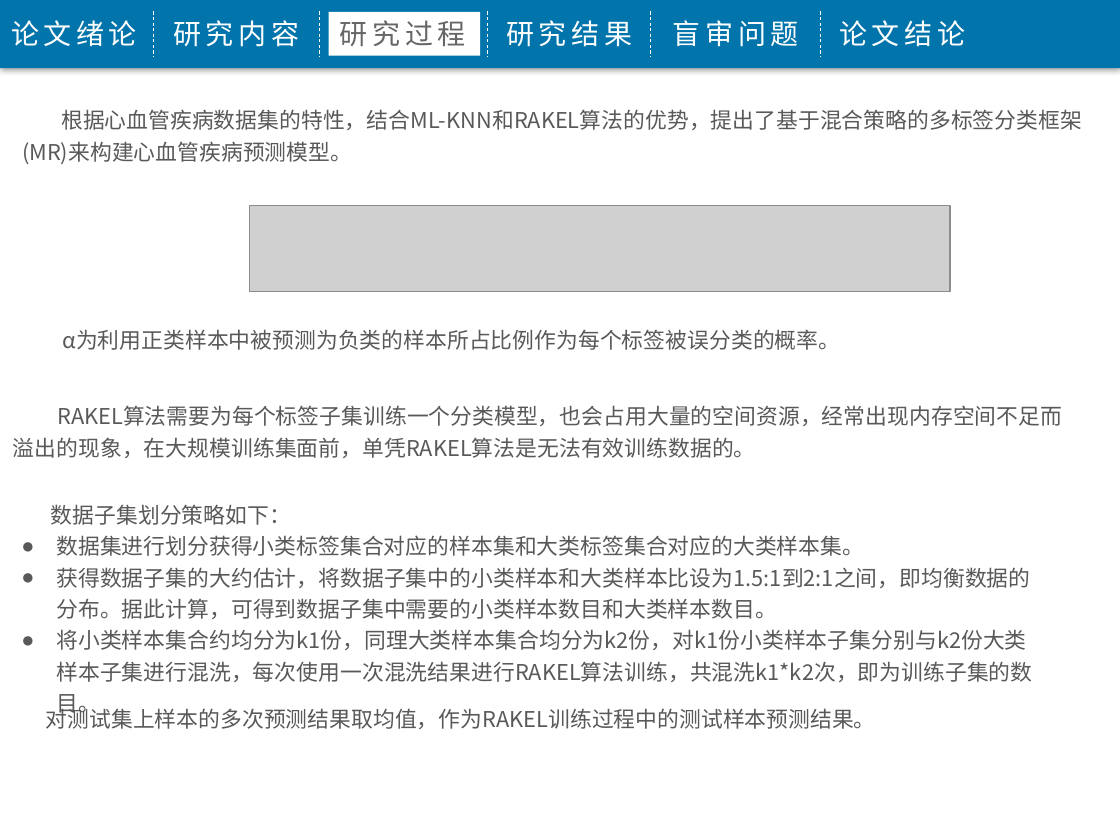
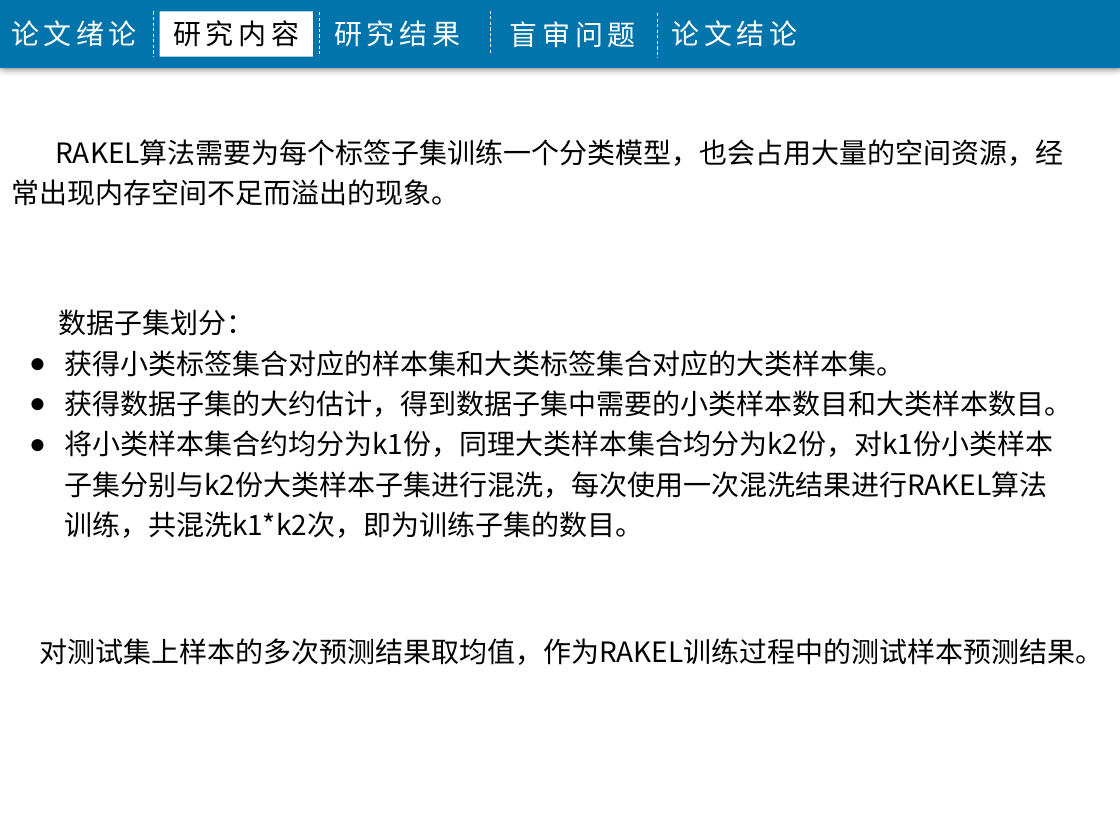
Before and after one commit to j1611328786/Big-Data, a slide deck: slide 19 of 程敬-3115316010-5085班毕业答辩.pptx (slide 15 before the commit). Drawn at 1120x840 pixels with LibreOffice and Linux fonts; fonts in the diff are those of the drawing; grey boxes stand for pictures; background and template pictures are left out. Boxes give left, top, right and bottom in pixels: in the first picture for what was removed or moved away, otherwise in the second. Text is boxed around its words. In the diff, an @@ line names an element or a change of style, - is before the commit and + after.

```diff
--- a/程敬-3115316010-5085班毕业答辩.pptx
+++ b/程敬-3115316010-5085班毕业答辩.pptx
@@ rectangle "研究内容": place and size @@
-rectangle "研究内容" at [173, 20, 299, 47]
+rectangle "研究内容" at [160, 11, 314, 56]
@@ rectangle "研究内容" at [160, 11, 314, 56]: text colour #FFFFFF to #000000; fill none to #FFFFFF @@
@@ 2 texts, 1 line: place and size @@
-2 texts, 1 line at [487, 11, 965, 56]
+2 texts, 1 line at [319, 12, 798, 57]
@@ rectangle removed at [328, 12, 479, 56] @@
@@ text removed at [340, 20, 466, 46] @@
-研究过程
@@ line moved from (651, 11) - (651, 56) to (489, 11) - (489, 55) @@
@@ text "盲审问题": place and size @@
-text "盲审问题" at [673, 20, 799, 47]
+text "盲审问题" at [510, 21, 636, 48]
@@ line moved from (821, 11) - (821, 56) to (657, 13) - (657, 57) @@
@@ text removed at [22, 109, 1082, 164] @@
-根据心血管疾病数据集的特性，结合ML-KNN和RAKEL算法的优势，提出了基于混合策略的多标签分类框架(MR)来构建心血管疾病预测模型。
@@ text at [11, 139, 1063, 206]: text changed; size 14 to 18 pt; text colour #595959 to #000000 @@
-RAKEL算法需要为每个标签子集训练一个分类模型，也会占用大量的空间资源，经常出现内存空间不足而溢出的现象，在大规模训练集面前，单凭RAKEL算法是无法有效训练数据的。
+RAKEL算法需要为每个标签子集训练一个分类模型，也会占用大量的空间资源，经常出现内存空间不足而溢出的现象。
@@ picture removed at [250, 206, 950, 292] @@
@@ text "数据子集划分：": place and size @@
-text "数据子集划分：" at [51, 504, 1032, 682]
+text "数据子集划分：" at [58, 309, 1072, 538]
@@ text at [58, 309, 1072, 417]: text changed; size 14 to 18 pt; text colour #595959 to #000000 @@
-数据子集划分策略如下：
-● 数据集进行划分获得小类标签集合对应的样本集和大类标签集合对应的大类样本集。
-● 获得数据子集的大约估计，将数据子集中的小类样本和大类样本比设为1.5:1到2:1之间，即均衡数据的分布。据此计算，可得到数据子集中需要的小类样本数目和大类样本数目。
+数据子集划分：
+● 获得小类标签集合对应的样本集和大类标签集合对应的大类样本集。
+● 获得数据子集的大约估计，得到数据子集中需要的小类样本数目和大类样本数目。
@@ text removed at [62, 329, 840, 350] @@
-α为利用正类样本中被预测为负类的样本所占比例作为每个标签被误分类的概率。
@@ text at [64, 430, 1053, 538]: size 14 to 18 pt, text colour #595959 to #000000 in "将小类样本集合约均分为k1份，同理大类样本集合均分为k2份，对k1份小类样本子集分别与k2份大类样本子集进行混洗，每次使 ..." @@
@@ text "对测试集上样本的多次预测结果取均值，作为RAKEL训练过程中的测试样本预测结果。": place and size @@
-text "对测试集上样本的多次预测结果取均值，作为RAKEL训练过程中的测试样本预测结果。" at [46, 705, 876, 729]
+text "对测试集上样本的多次预测结果取均值，作为RAKEL训练过程中的测试样本预测结果。" at [39, 638, 1103, 665]
@@ text "对测试集上样本的多次预测结果取均值，作为RAKEL训练过程中的测试样本预测结果。" at [39, 638, 1103, 665]: size 14 to 18 pt, text colour #595959 to #000000 @@
```
Also in this commit, not shown: 17 other slides changed, 7 slides added, 3 slides removed, 1 other file.
